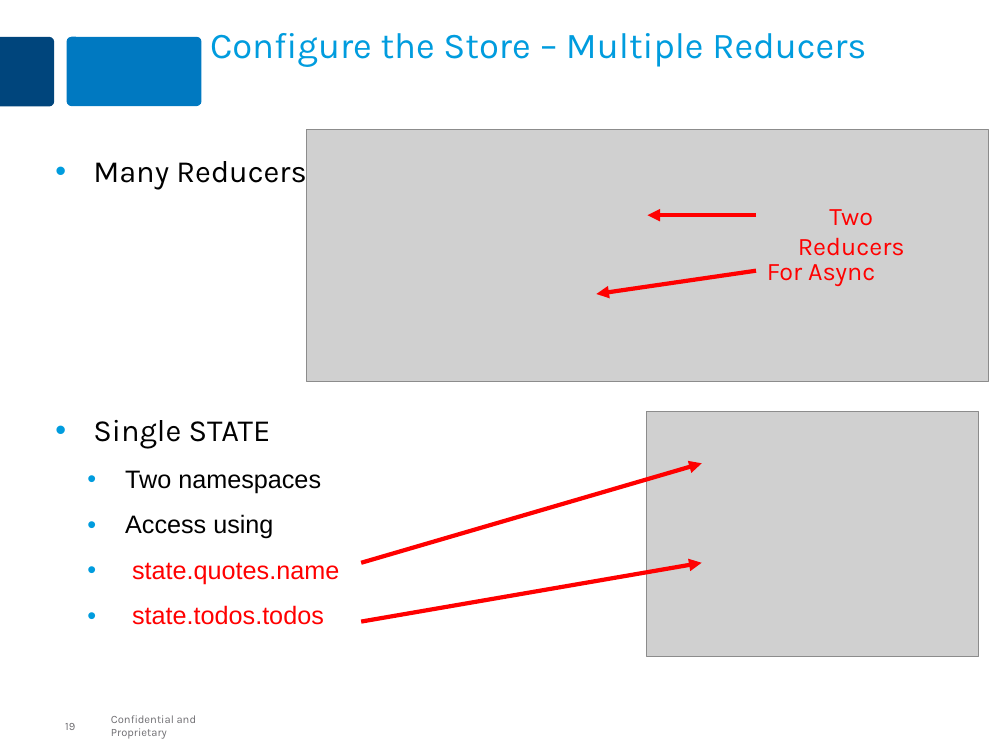
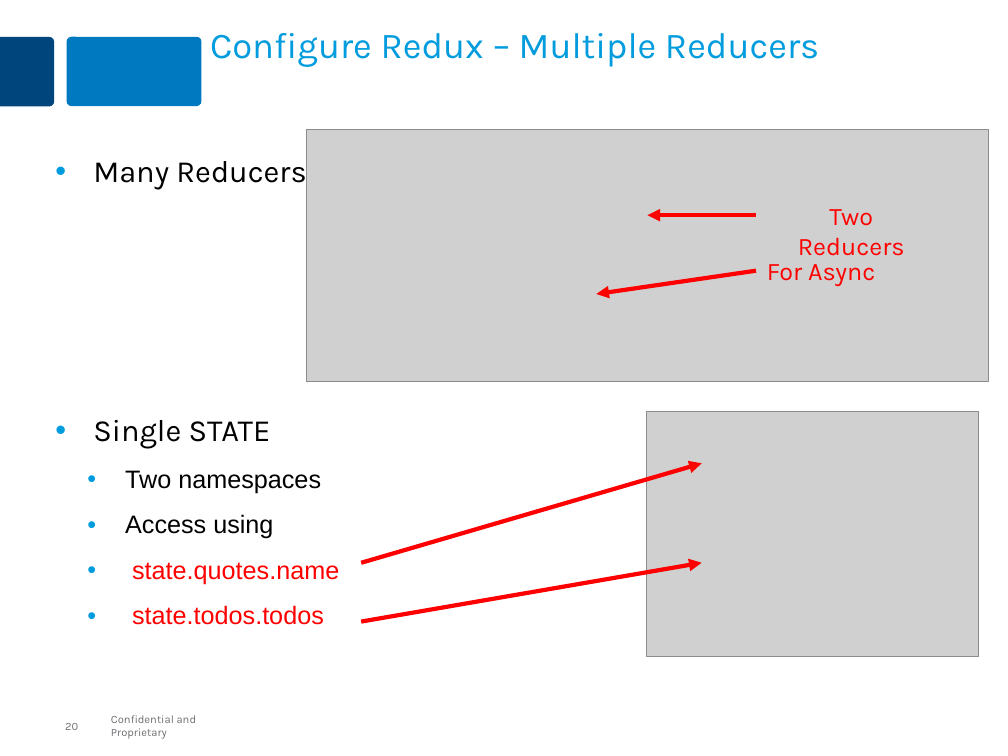
Before and after one commit to MaxMillington/react_practice, a slide deck: slide 20 of lesson-react-40-redux/react-redux.pptx (slide 19 before the commit). Drawn at 1008x756 pixels with LibreOffice and Linux fonts; fonts in the diff are those of the drawing; grey boxes stand for pictures. Boxes give left, top, right and bottom in pixels: in the first picture for what was removed or moved away, otherwise in the second. Text is boxed around its words. In the diff, an @@ line names an element or a change of style, - is before the commit and + after.

```diff
--- a/lesson-react-40-redux/react-redux.pptx
+++ b/lesson-react-40-redux/react-redux.pptx
@@ title at (210, 33, 819, 67): text changed @@
-Configure the Store – Multiple Reducers
+Configure Redux – Multiple Reducers
@@ page number at (65, 723, 78, 730): text changed @@
-19
+20
```
Also in this commit, not shown: 1 other slide changed, 1 slide added, 4 other files.
